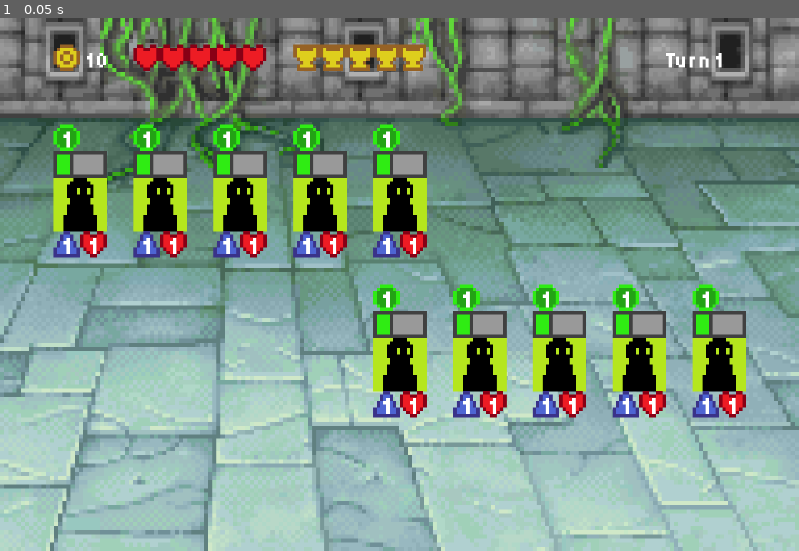
Above: before the commit, frame 1.
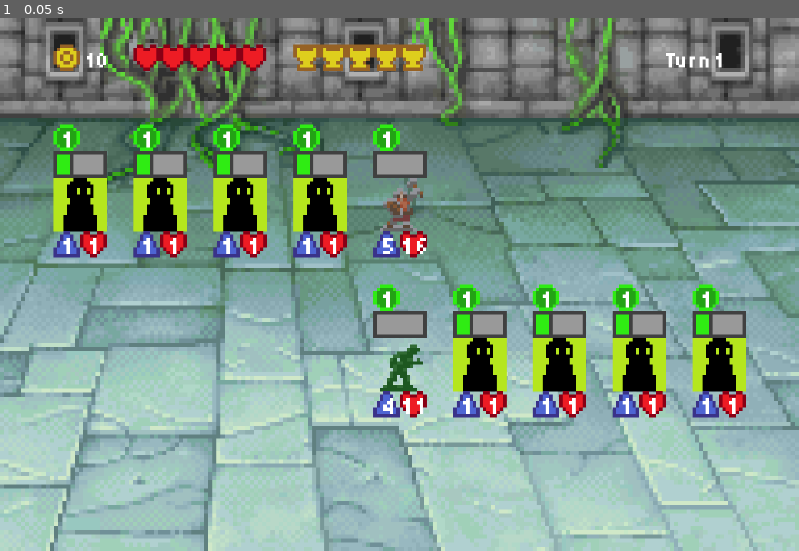
Above: after the commit, the same moment.

Repository: HydriaSensus/Mini-Auto-Toys
Game: Godot game, scene res://Scenes/UI_Battle.tscn
The game is run twice, just before and just after one commit, with the same random seed, the same clock (stepped at 60 frames per second) and the same inputs. The project has no main scene, so this scene is started directly.
Inputs:
- Up to frame 1 (0.05 s): no input

The runs differ from the first frame. In frame 1, 1.7% of the frame differs, in the area x 46-54%, y 25-75%.
Error before the commit: Invalid access to property or key 'sprite' on a base object of type 'Nil'. (res://Scenes/ui_pet.gd:16)

Commit message:
Setup Scene
Made some Resources for Testing Battle

Diff:
--- a/Resources/Prueba.tres
+++ b/Resources/Prueba.tres
@@ -1,7 +1,13 @@
-[gd_resource type="Resource" script_class="ToyStats" load_steps=2 format=3 uid="uid://dmfivg27r8pjb"]
+[gd_resource type="Resource" script_class="ToyStats" load_steps=3 format=3 uid="uid://dmfivg27r8pjb"]
 
 [ext_resource type="Script" uid="uid://co38vrucneg53" path="res://Resources/ToyStats.gd" id="1_7ugt4"]
+[ext_resource type="Texture2D" uid="uid://crlcrhp7h24pe" path="res://sprites/Cleric.png" id="2_wmqq2"]
 
 [resource]
+resource_local_to_scene = true
 script = ExtResource("1_7ugt4")
+name = "Cleric"
+sprite = ExtResource("2_wmqq2")
+atk = 5
+hp = 16
 metadata/_custom_type_script = "uid://co38vrucneg53"
--- /dev/null
+++ b/Resources/enemigo.tres
@@ -0,0 +1,12 @@
+[gd_resource type="Resource" script_class="ToyStats" load_steps=3 format=3 uid="uid://12q1io1l3qax"]
+
+[ext_resource type="Script" uid="uid://co38vrucneg53" path="res://Resources/ToyStats.gd" id="1_vdkfy"]
+[ext_resource type="Texture2D" uid="uid://dx70tur8hxbfg" path="res://sprites/Soldier.png" id="2_oj5rj"]
+
+[resource]
+script = ExtResource("1_vdkfy")
+name = "Soldier"
+sprite = ExtResource("2_oj5rj")
+atk = 4
+hp = 11
+metadata/_custom_type_script = "uid://co38vrucneg53"
--- a/Scenes/UI_Battle.tscn
+++ b/Scenes/UI_Battle.tscn
@@ -1,10 +1,11 @@
-[gd_scene load_steps=9 format=3 uid="uid://otxwn0mdhl5i"]
+[gd_scene load_steps=10 format=3 uid="uid://otxwn0mdhl5i"]
 
 [ext_resource type="Script" uid="uid://b4ey26yyf7ue0" path="res://Scenes/ui_battle.gd" id="1_n70mq"]
 [ext_resource type="Texture2D" uid="uid://inmca152t1bp" path="res://sprites/Game Boy Advance - Final Fantasy 1_ Dawn of Souls - Miscellaneous - Battle Backgrounds.png" id="1_orx44"]
 [ext_resource type="PackedScene" uid="uid://bdv3cxkycntuu" path="res://Scenes/UI_Stats.tscn" id="2_0dyg1"]
 [ext_resource type="PackedScene" uid="uid://bcx5wbef18ma4" path="res://Scenes/UI_Pet.tscn" id="3_v0hm8"]
-[ext_resource type="Texture2D" uid="uid://cwdshfbke4bc4" path="res://sprites/itemplaceholder.png" id="4_mbdtw"]
+[ext_resource type="Resource" uid="uid://dmfivg27r8pjb" path="res://Resources/Prueba.tres" id="5_mbdtw"]
+[ext_resource type="Resource" uid="uid://12q1io1l3qax" path="res://Resources/enemigo.tres" id="6_4pxfc"]
 
 [sub_resource type="AtlasTexture" id="AtlasTexture_v0hm8"]
 atlas = ExtResource("1_orx44")
@@ -72,29 +73,19 @@
 
 [node name="Player_Pet5" parent="VBoxContainer/PlayerTeam" instance=ExtResource("3_v0hm8")]
 layout_mode = 2
-itemSprite = ExtResource("4_mbdtw")
-level = 3
-xp = 100
-atk = 33
-hp = 50
 
 [node name="Player_Pet4" parent="VBoxContainer/PlayerTeam" instance=ExtResource("3_v0hm8")]
 layout_mode = 2
-level = 2
-atk = 28
-hp = 10
 
 [node name="Player_Pet3" parent="VBoxContainer/PlayerTeam" instance=ExtResource("3_v0hm8")]
 layout_mode = 2
-xp = 50
-atk = 2
-hp = 3
 
 [node name="Player_Pet2" parent="VBoxContainer/PlayerTeam" instance=ExtResource("3_v0hm8")]
 layout_mode = 2
 
 [node name="Player_Pet1" parent="VBoxContainer/PlayerTeam" instance=ExtResource("3_v0hm8")]
 layout_mode = 2
+toy = ExtResource("5_mbdtw")
 
 [node name="Player_Blank_Space" type="VSeparator" parent="VBoxContainer/PlayerTeam"]
 custom_minimum_size = Vector2(88, 40)
@@ -118,6 +109,7 @@
 
 [node name="Enemy_Pet1" parent="VBoxContainer/EnemyTeam" instance=ExtResource("3_v0hm8")]
 layout_mode = 2
+toy = ExtResource("6_4pxfc")
 
 [node name="Enemy_Pet2" parent="VBoxContainer/EnemyTeam" instance=ExtResource("3_v0hm8")]
 layout_mode = 2
--- a/Scenes/ui_battle.gd
+++ b/Scenes/ui_battle.gd
@@ -8,25 +8,25 @@
 var new_instance = UI_PET.instantiate()
 
  #Called when the node enters the scene tree for the first time.
-func _ready() -> void:
-
-	for i in range(5):
-		add_pet(load("res://sprites/turnicon.png"),i,false)
-		add_pet(SOLDIER,i,true)
-
-	#Summon
-	#var pos=4
-	#add_pet(load("res://sprites/turnicon.png"),5,false)
-	#player_team.move_child(player_team.get_child(1),pos+1)
-	#player_team.get_child(pos).queue_free()
-
-func add_pet(sprite,level,isEnemy):
-	new_instance = UI_PET.instantiate()
-	new_instance.sprite = sprite
-	new_instance.level=level+1
-	if isEnemy:
-		new_instance.enemy = true
-		enemy_team.add_child(new_instance,true)
-	else:
-		player_team.add_child(new_instance,true)
-		player_team.move_child(new_instance,1)
+#func _ready() -> void:
+#
+	#for i in range(5):
+		#add_pet(load("res://sprites/turnicon.png"),i,false)
+		#add_pet(SOLDIER,i,true)
+	#
+	##Summon
+	##var pos=4
+	##add_pet(load("res://sprites/turnicon.png"),5,false)
+	##player_team.move_child(player_team.get_child(1),pos+1)
+	##player_team.get_child(pos).queue_free()
+	#
+#func add_pet(sprite,level,isEnemy):
+	#new_instance = UI_PET.instantiate()
+	#new_instance.sprite = sprite
+	#new_instance.level=level+1
+	#if isEnemy:
+		#new_instance.enemy = true
+		#enemy_team.add_child(new_instance,true)
+	#else:
+		#player_team.add_child(new_instance,true)
+		#player_team.move_child(new_instance,1)
--- a/Scenes/ui_pet.gd
+++ b/Scenes/ui_pet.gd
@@ -13,14 +13,15 @@
 var is_enemy = false
 
 func _ready() -> void:
-	spriteNode.texture = toy.sprite
-	atk_label.text = str(toy.atk)
-	hp_label.text = str(toy.hp)
-	level_label.text = str(toy.level)
-	xp_bar.value = toy.xp
-#	item_sprite.texture =  item.sprite
-	if is_enemy == true:
-			spriteNode.flip_h = true
+	if toy:
+		spriteNode.texture = toy.sprite
+		atk_label.text = str(toy.atk)
+		hp_label.text = str(toy.hp)
+		level_label.text = str(toy.level)
+		xp_bar.value = toy.xp
+	#	item_sprite.texture =  item.sprite
+		if is_enemy == true:
+				spriteNode.flip_h = true
 
 #func _process(_delta: float) -> void:
 	#if sprite == null:
